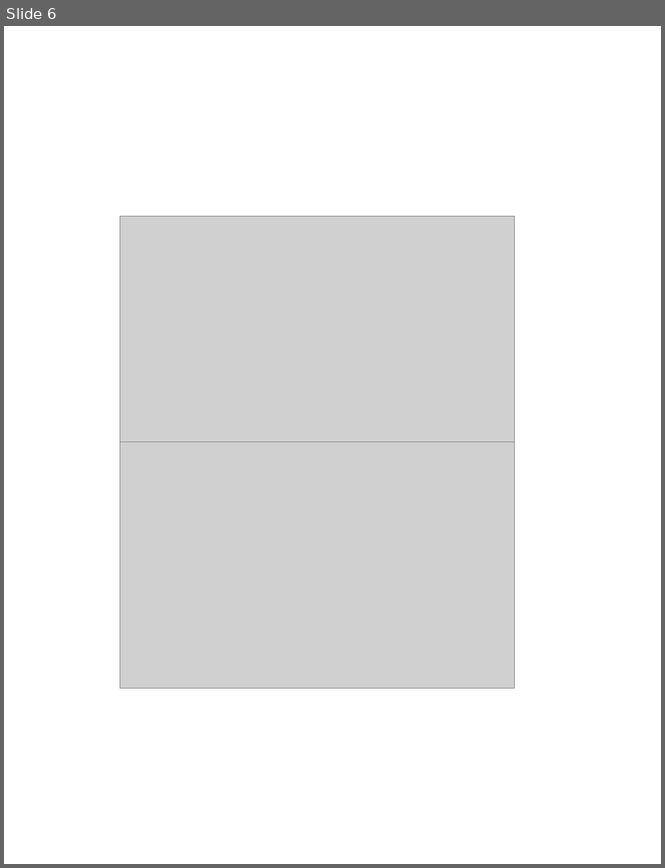
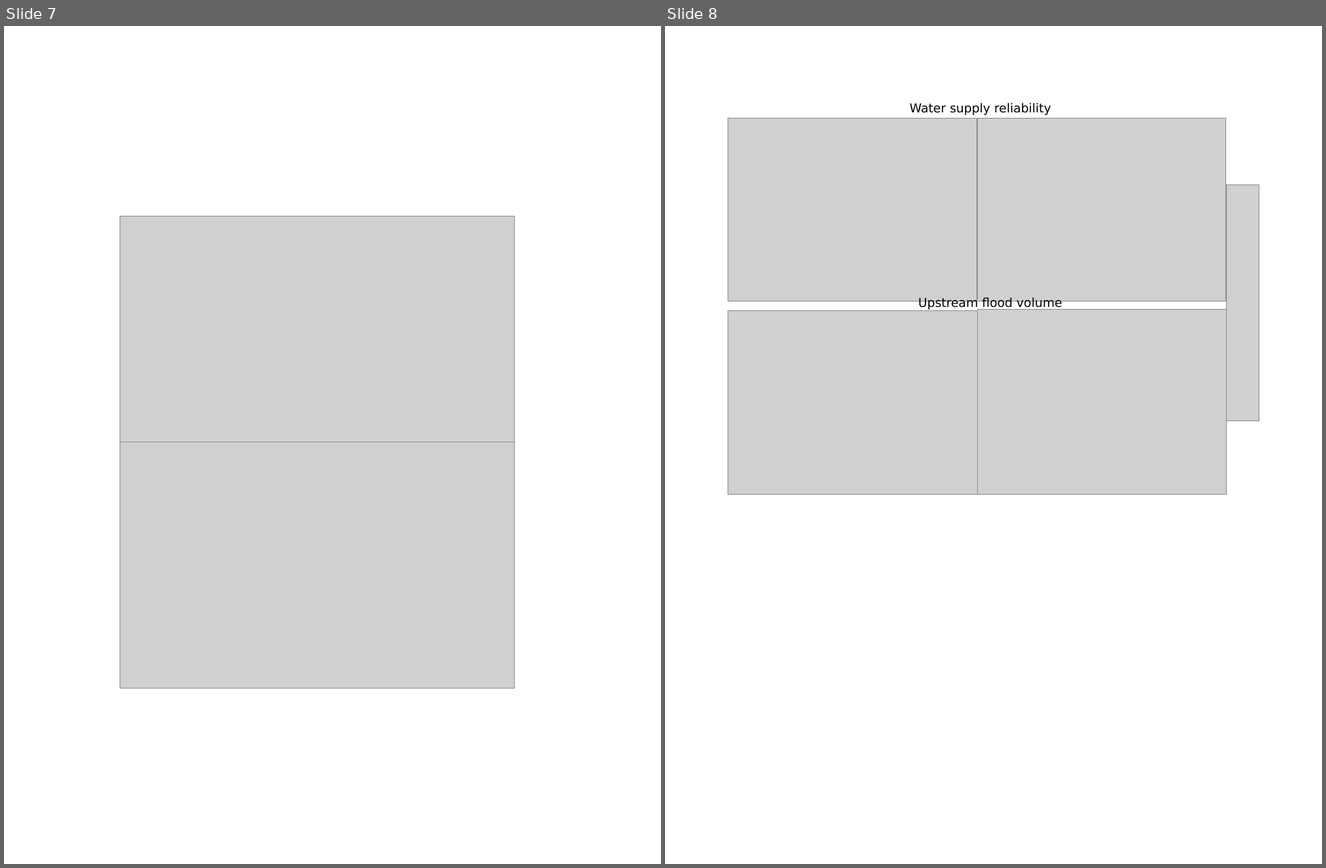
Before and after one commit to Matt2371/climate_detection, a slide deck: significance_results/article_figures/figures.pptx. Shown side by side, each under a label of ours: slide 6 before the commit, slides 7 and 8 after it. The pictures are 665x868 and 1326x868 pixels, drawn with LibreOffice and Linux fonts; fonts in the diff are those of the drawing; grey boxes stand for pictures. Boxes give left, top, right and bottom in pixels: in the first picture for what was removed or moved away, otherwise in the second. Text is boxed around its words. In the diff, an @@ line names an element or a change of style, - is before the commit and + after.

```diff
--- a/significance_results/article_figures/figures.pptx
+++ b/significance_results/article_figures/figures.pptx
@@ slide 8 added at (665,26,1322,864), background #FFFFFF @@
@@ group added at (728,103,1259,494): 5 pictures, 2 texts @@
+Water supply reliability
+Upstream flood volume
@@ what was slide 6 is now slide 7 @@
```
Also in this commit, not shown: 2 other slides added, 22 other files.
